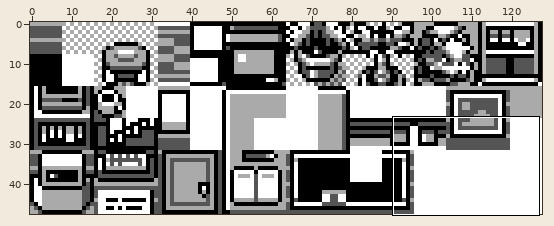
A sprite sheet gets an edit: gfx/tilesets/house.png. Above: a wide view before the commit, with the close-up outlined.
Close-up. First the earlier version:
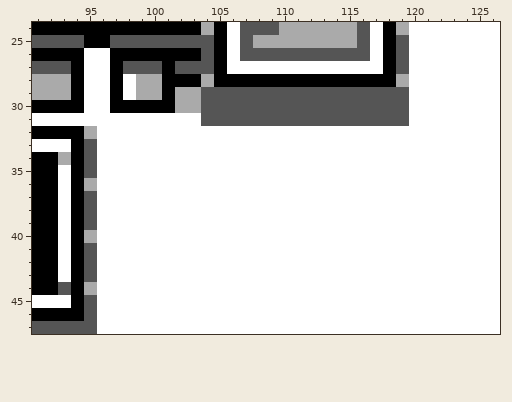
The file is 128x48 pixels. Shown: x 91..126, y 24..47.
And afterwards:
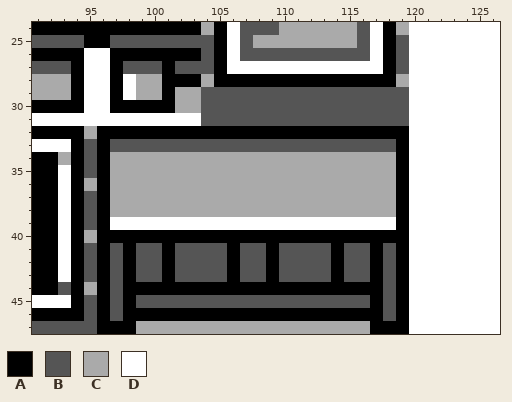
Palette (. is transparent): A #000000  B #555555  C #aaaaaa  D #ffffff
Diff:
y 32: x 96..119 DDDDDDDDDDDDDDDDDDDDDDDD -> AAAAAAAAAAAAAAAAAAAAAAAA
y 33: x 96..119 DDDDDDDDDDDDDDDDDDDDDDDD -> ABBBBBBBBBBBBBBBBBBBBBBA
y 34..38: x 96..119 DDDDDDDDDDDDDDDDDDDDDDDD -> ACCCCCCCCCCCCCCCCCCCCCCA
y 39: x 96 D -> A; x 119 D -> A
y 40: x 96..119 DDDDDDDDDDDDDDDDDDDDDDDD -> AAAAAAAAAAAAAAAAAAAAAAAA
y 41..43: x 96..119 DDDDDDDDDDDDDDDDDDDDDDDD -> ABABBABBBBABBABBBBABBABA
y 44: x 96..119 DDDDDDDDDDDDDDDDDDDDDDDD -> ABAAAAAAAAAAAAAAAAAAAABA
y 45: x 96..119 DDDDDDDDDDDDDDDDDDDDDDDD -> ABABBBBBBBBBBBBBBBBBBABA
y 46: x 96..119 DDDDDDDDDDDDDDDDDDDDDDDD -> ABAAAAAAAAAAAAAAAAAAAABA
y 47: x 96..119 DDDDDDDDDDDDDDDDDDDDDDDD -> AAACCCCCCCCCCCCCCCCCCAAA
Boxes around the changes in both close-ups, in picture pixels (x1, y1, x2, y2):
changed: (97, 126, 409, 334)
